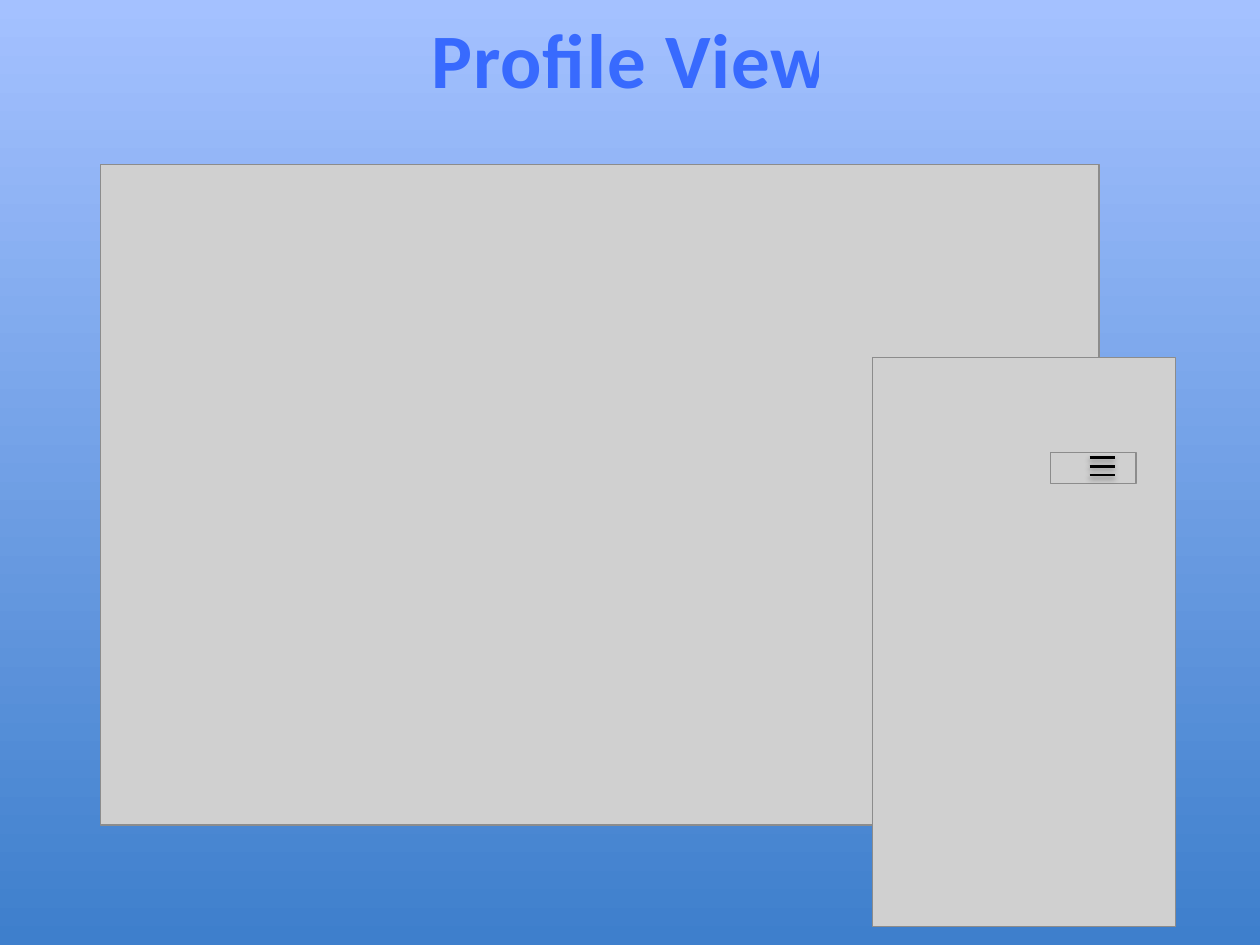
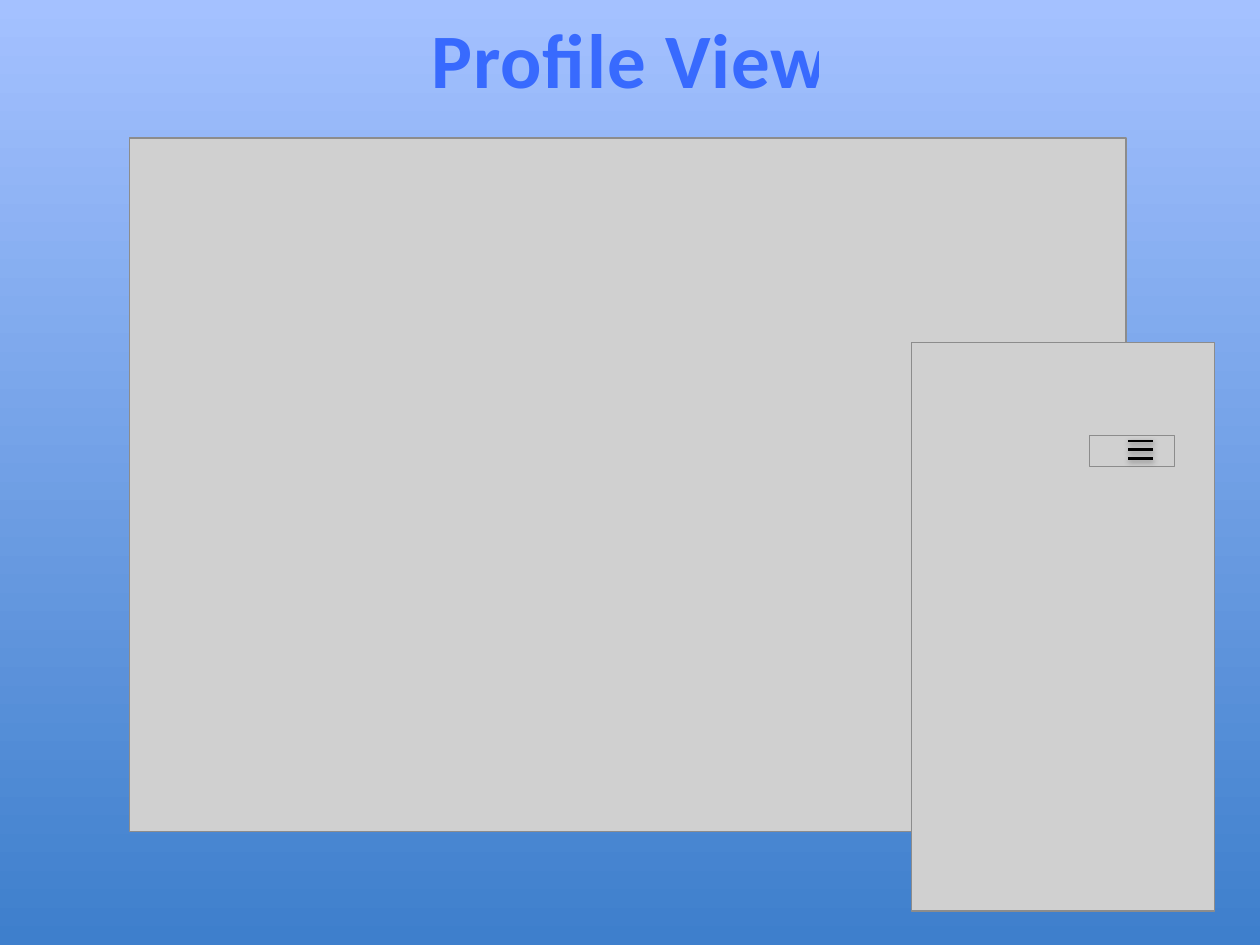
Before and after one commit to hobbske/tennis_app, a slide deck: slide 4 of docs/powerpt_mockup.pptx. Drawn at 1260x945 pixels with LibreOffice and Linux fonts; fonts in the diff are those of the drawing; grey boxes stand for pictures. Boxes give left, top, right and bottom in pixels: in the first picture for what was removed or moved away, otherwise in the second. Text is boxed around its words. In the diff, an @@ line names an element or a change of style, - is before the commit and + after.

```diff
--- a/docs/powerpt_mockup.pptx
+++ b/docs/powerpt_mockup.pptx
@@ picture: place and size @@
-picture at <box>101,165,1099,825</box>
+picture at <box>130,139,1126,833</box>
@@ 3 lines, 2 pictures: place and size @@
-3 lines, 2 pictures at <box>873,358,1177,926</box>
+3 lines, 2 pictures at <box>911,343,1215,911</box>
```
Also in this commit, not shown: 2 other slides changed, 1 slide added, 1 slide removed, 21 other files.
